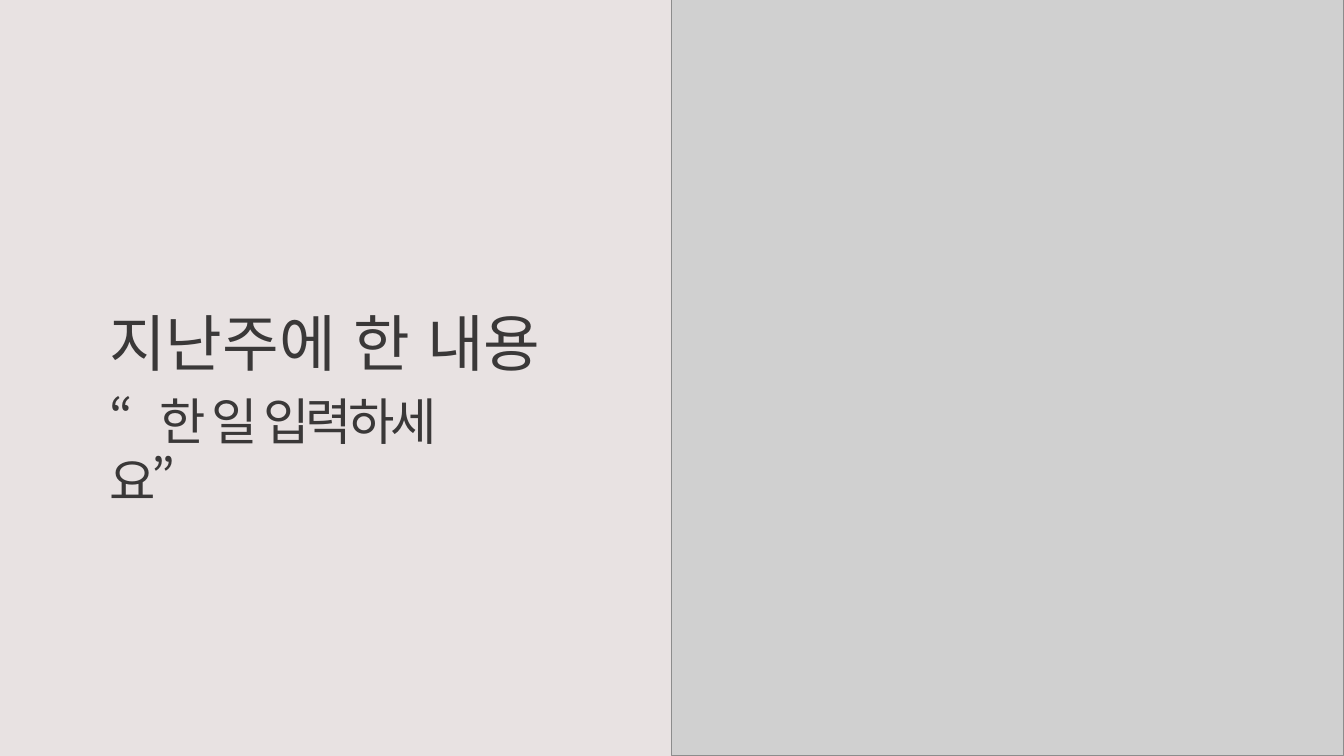
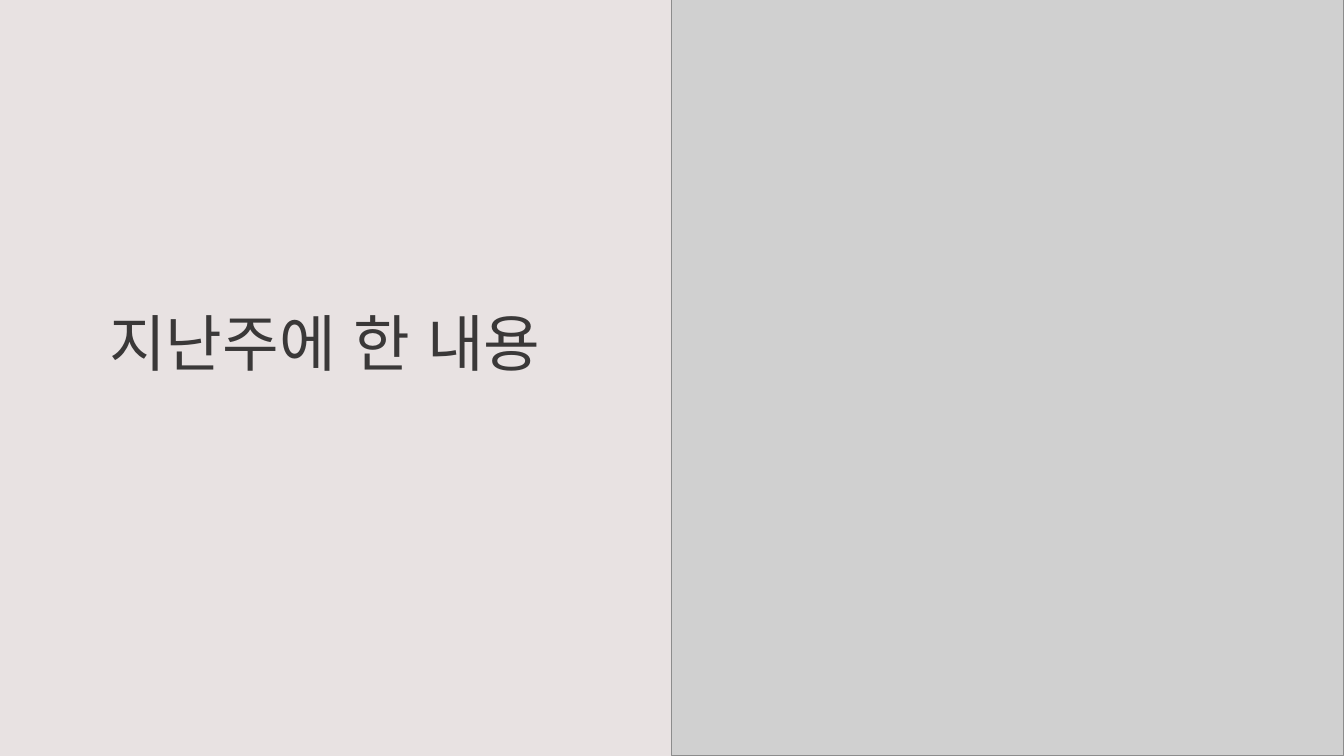
Before and after one commit to weaknessHero/Project_AvatarS, a slide deck: slide 10 of 발표자료/PPT.pptx. Drawn at 1344x756 pixels with LibreOffice and Linux fonts; fonts in the diff are those of the drawing; grey boxes stand for pictures. Boxes give left, top, right and bottom in pixels: in the first picture for what was removed or moved away, otherwise in the second. Text is boxed around its words. In the diff, an @@ line names an element or a change of style, - is before the commit and + after.

```diff
--- a/발표자료/PPT.pptx
+++ b/발표자료/PPT.pptx
@@ text removed at [109, 398, 437, 498] @@
-“한 일 입력하세요”
```
Also in this commit, not shown: 3 other slides changed.
